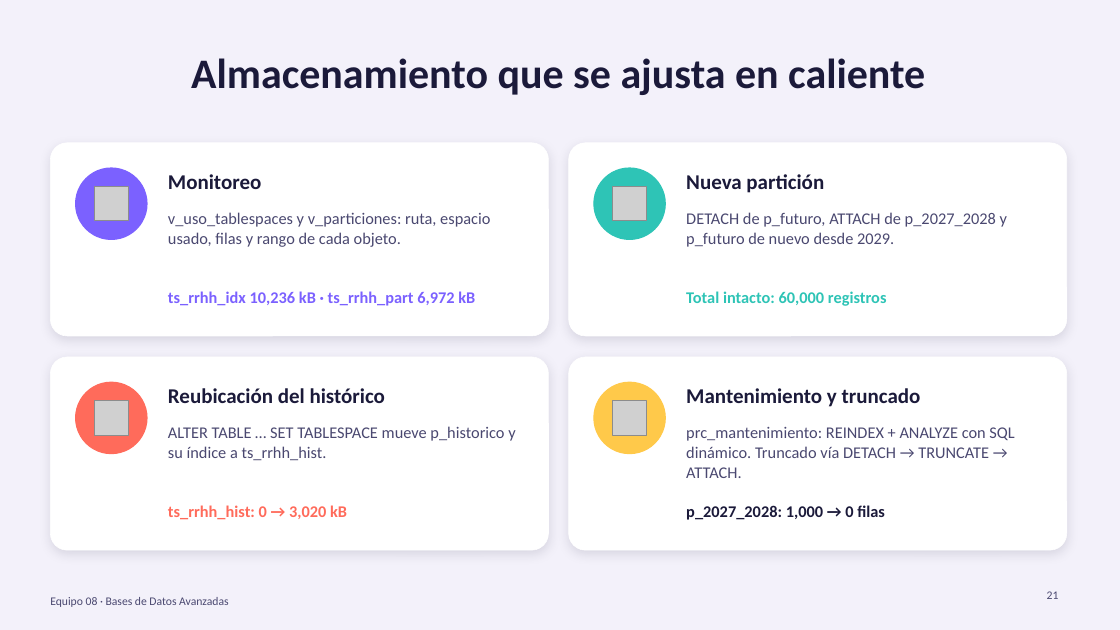
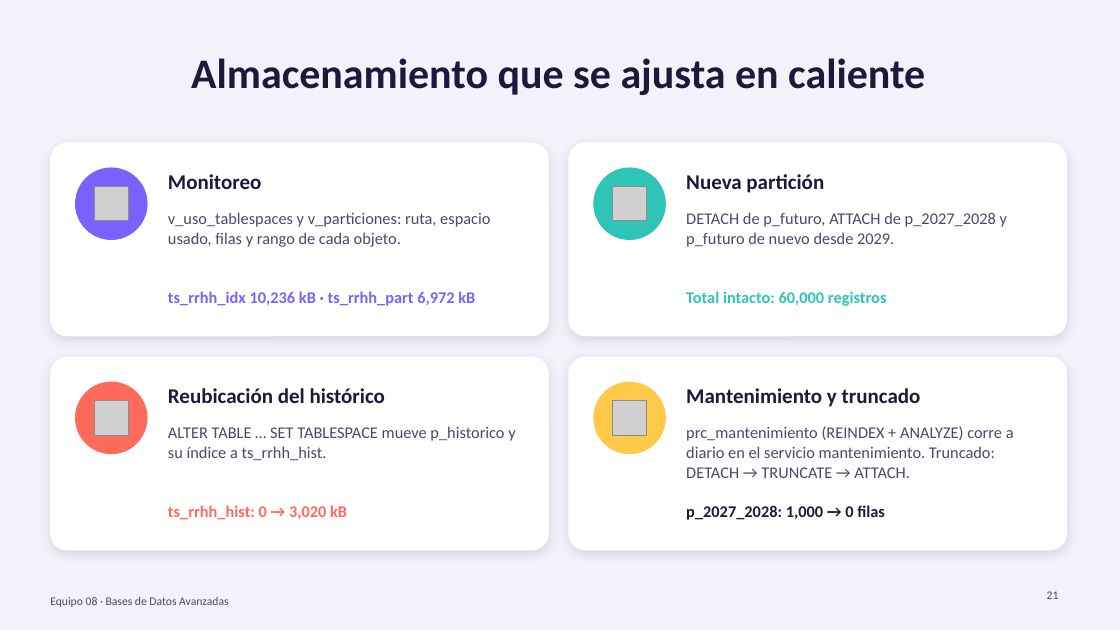
Before and after one commit to KarlaRoChi/BDAvanzadas_Equipo8_ProyectoFinal, a slide deck: slide 21 of presentacion/Proyecto01_equipo08_CalderonGutierrezVictorEmiliano_RojasChimalKarlaBeatriz.pptx. Drawn at 1120x630 pixels with LibreOffice and Linux fonts; fonts in the diff are those of the drawing; grey boxes stand for pictures. Boxes give left, top, right and bottom in pixels: in the first picture for what was removed or moved away, otherwise in the second. Text is boxed around its words. In the diff, an @@ line names an element or a change of style, - is before the commit and + after.

```diff
--- a/presentacion/Proyecto01_equipo08_CalderonGutierrezVictorEmiliano_RojasChimalKarlaBeatriz.pptx
+++ b/presentacion/Proyecto01_equipo08_CalderonGutierrezVictorEmiliano_RojasChimalKarlaBeatriz.pptx
@@ text at bbox=[686, 426, 1014, 478]: text changed @@
-prc_mantenimiento: REINDEX + ANALYZE con SQL dinámico. Truncado vía DETACH → TRUNCATE → ATTACH.
+prc_mantenimiento (REINDEX + ANALYZE) corre a diario en el servicio mantenimiento. Truncado: DETACH → TRUNCATE → ATTACH.
```
Also in this commit, not shown: 7 other files.
